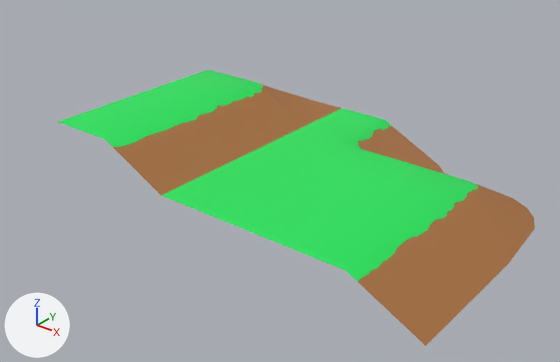
The glTF model Cade-WFC/Meshes/WFC-Chunks.glb, before and after one commit.
Camera for both pictures: a 50 mm lens placed at (3.31, -2.94, 2.71), pointed at (0.59, 0.46, 0.61). The lights are fixed; the arrows at lower left show +X, +Y and +Z. Where no turn or scale is listed for an object, it has been applied to the vertices. Vertices at the same position are counted once.

Names of what the first picture shows: 'Corner', 'Grass', 'InCorner', 'Slope', 'TopCorner', 'TopSlope'.
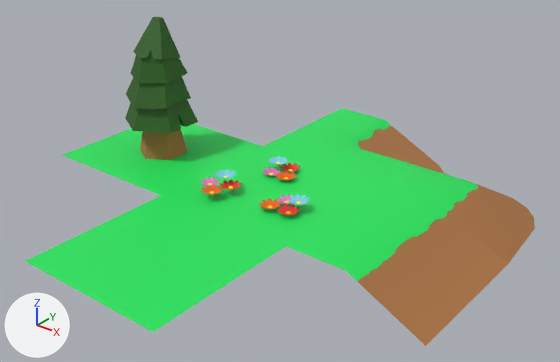
The change, as a list of edits to the scene's bpy script:
```text
Add mat_stem:
    mat_stem = principled_material('Stem')
    mat_stem.base_color = (0.353, 0.68, 0.121)  # green #a0d762
Add mat_pink:
    mat_pink = principled_material('Pink')
    mat_pink.base_color = (0.8, 0.156, 0.563)  # pink #e76ec6
Add mat_orange:
    mat_orange = principled_material('Orange')
    mat_orange.base_color = (0.8, 0.116, 0.0)  # orange #e76000
Add mat_blue:
    mat_blue = principled_material('Blue')
    mat_blue.base_color = (0.227, 0.626, 0.8)  # cyan #83cfe7
Add mat_red:
    mat_red = principled_material('Red')
    mat_red.base_color = (0.8, 0.0255, 0.0198)  # red #e72c26
Add mat_core:
    mat_core = principled_material('Core')
    mat_core.base_color = (0.901, 1.0, 0.0)  # yellow #f4ff00
Add mat_tree:
    mat_tree = principled_material('Tree')
    mat_tree.base_color = (0.0214, 0.115, 0.00674)  # dark green #285f13
Change me_cube_011:
    used by ob_grass; location = (0.5, 0.5, 0.5)
    remove me_cube_011.from_pydata(...)  # 4 vertices, 2 faces; spans x -0.5..0.5, y -0.5..0.5, z 0.0
    add me_cube_011.from_pydata(...)  # 11320 vertices, 20642 faces; spans x -0.5..0.5, y -0.5..0.5, z -0.091..0.098
    me_cube_011 part 1: 3772 vertices added at x 0.083..0.366, y -0.283..-0.044, z -0.083..0.074
    me_cube_011 part 2: 3772 vertices added at x -0.372..-0.107, y -0.399..-0.089, z -0.059..0.098
    me_cube_011 part 3: 3772 vertices added at x -0.241..0.042, y 0.102..0.362, z -0.091..0.066
    me_cube_011 part 4: the surface is now shaded smooth
    add me_cube_011.materials.append(mat_blue)  # cyan #83cfe7
    add me_cube_011.materials.append(mat_red)  # red #e72c26
    add me_cube_011.materials.append(mat_stem)  # green #a0d762
    add me_cube_011.materials.append(mat_core)  # yellow #f4ff00
    add me_cube_011.materials.append(mat_pink)  # pink #e76ec6
    add me_cube_011.materials.append(mat_orange)  # orange #e76000
Add me_cube_003_1:
    me_cube_003_1.from_pydata([(-0.5, -0.5, 0.0), (-0.5, 0.5, 0.0), (0.5, -0.5, 0.0), (0.5, 0.5, 0.0)], [], [(3, 1, 0), (3, 0, 2)])
    me_cube_003_1.materials.append(mat_grass)  # green #1de75d
Add me_cylinder_004:
    me_cylinder_004.from_pydata(...)  # 151 vertices, 276 faces; spans x -1.0..0.0, y 0.0..1.0, z 0.0..0.951
    # faces by material slot: [258, 16, 2]
    me_cylinder_004.materials.append(mat_tree)  # dark green #285f13
    me_cylinder_004.materials.append(mat_beach)  # brown #ac7545
    me_cylinder_004.materials.append(mat_grass)  # green #1de75d
Remove ob_topslope:
    ob_topslope = bpy.data.objects.new('TopSlope', me_cube_003)
    ob_topslope.location = (-0.5, 0.5, 0.5)
Remove ob_topcorner:
    ob_topcorner = bpy.data.objects.new('TopCorner', me_cube_005)
    ob_topcorner.location = (-0.75, 1.5, 0.5)
Add ob_grass_001:
    ob_grass_001 = bpy.data.objects.new('Grass.001', me_cube_003_1)
    ob_grass_001.location = (0.5, -0.5, 0.5)
Add ob_tree:
    ob_tree = bpy.data.objects.new('Tree', me_cylinder_004)
    ob_tree.location = (0.0, 0.0, 0.5)
```

Changed parts and their boxes (x1, y1, x2, y2) in the pictures (560 x 362 px):
'Grass.001', added (green): after (26, 196, 286, 332)
'Tree', added (green): after (63, 17, 263, 195)
    faces in mat_grass (green #1de75d): (63, 124, 263, 195)
    faces in mat_tree (dark green #285f13): (125, 17, 198, 133)
    faces in mat_beach (brown #ac7545): (140, 129, 187, 160)
'TopSlope', deleted: before (58, 85, 263, 195)
    faces in mat_beach (brown #ac7545): (113, 106, 263, 195)
    faces in mat_grass (green #1de75d): (58, 85, 218, 147)
'TopCorner', deleted: before (165, 70, 341, 146)
    faces in mat_beach (brown #ac7545): (218, 84, 341, 146)
    faces in mat_grass (green #1de75d): (165, 70, 263, 106)
part 1 of me_cube_011, added: after (259, 194, 310, 215)
part 2 of me_cube_011, added: after (200, 169, 242, 199)
part 3 of me_cube_011, added: after (262, 156, 301, 180)
